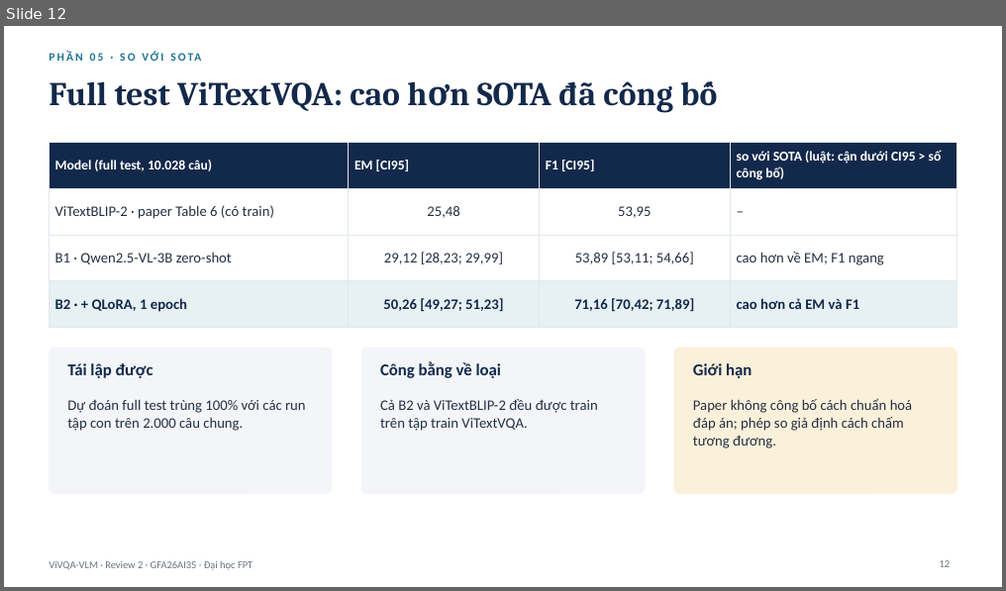
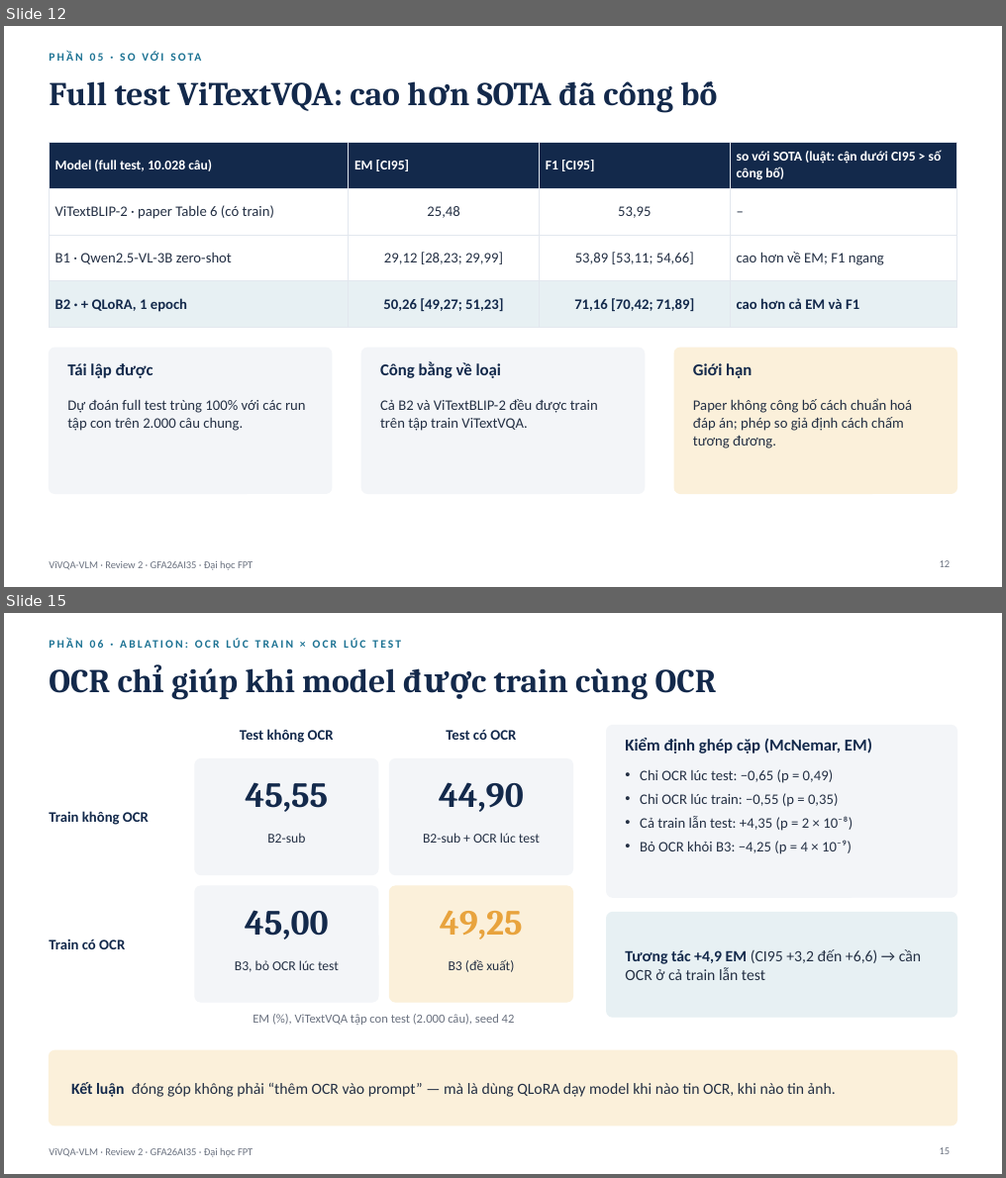
Before and after one commit to PLHGNAOH/ViVQA-VLM, a slide deck: docs/W07/ViVQA-VLM_Review2_TV.pptx. Shown one above the other, each under a label of ours: slide 12 before the commit, slides 12 and 15 after it; the slides between them are not shown. The pictures are 1006x591 and 1006x1178 pixels, drawn with LibreOffice and Linux fonts; fonts in the diff are those of the drawing. Boxes give left, top, right and bottom in pixels: in the first picture for what was removed or moved away, otherwise in the second. Text is boxed around its words. In the diff, an @@ line names an element or a change of style, - is before the commit and + after.

```diff
--- a/docs/W07/ViVQA-VLM_Review2_TV.pptx
+++ b/docs/W07/ViVQA-VLM_Review2_TV.pptx
@@ slide 15 added at (4,613,1002,1174), background #FFFFFF; not listed: 1 template element that a slide beside it also shows @@
@@ text added at (49,637,723,660), 11 pt, text #1C7293, bold @@
+PHẦN 06 · ABLATION: OCR LÚC TRAIN × OCR LÚC TEST
@@ title added at (49,668,717,700), 32 pt, text #13294B, bold @@
+OCR chỉ giúp khi model được train cùng OCR
@@ text added at (240,729,334,743), 14 pt, text #13294B, bold @@
+Test không OCR
@@ text added at (446,730,516,740), 14 pt, text #13294B, bold @@
+Test có OCR
@@ rounded rectangle added at (607,725,957,897), fill #F3F5F8, outline #F3F5F8 1 pt @@
@@ rounded rectangle added at (195,759,378,875), fill #F3F5F8, outline #F3F5F8 1 pt @@
@@ rounded rectangle added at (389,759,573,875), fill #F3F5F8, outline #F3F5F8 1 pt @@
@@ text added at (625,738,872,754), 16 pt, text #13294B, bold @@
+Kiểm định ghép cặp (McNemar, EM)
@@ text added at (246,782,329,812), 34 pt, text #13294B, bold @@
+45,55
@@ text added at (439,782,524,812), 34 pt, text #13294B, bold @@
+44,90
@@ text added at (640,769,852,855), 14 pt, text #243044 @@
+• Chỉ OCR lúc test: −0,65 (p = 0,49)
+• Chỉ OCR lúc train: −0,55 (p = 0,35)
+• Cả train lẫn test: +4,35 (p = 2 × 10⁻⁸)
+• Bỏ OCR khỏi B3: −4,25 (p = 4 × 10⁻⁹)
@@ text added at (49,811,149,825), 14 pt, text #13294B, bold @@
+Train không OCR
@@ text added at (267,833,305,843), 13 pt, text #243044 @@
+B2-sub
@@ text added at (423,833,540,843), 13 pt, text #243044 @@
+B2-sub + OCR lúc test
@@ rounded rectangle added at (195,886,378,1002), fill #F3F5F8, outline #F3F5F8 1 pt @@
@@ rounded rectangle added at (389,886,573,1002), fill #FBF0DA, outline #FBF0DA 1 pt @@
@@ text added at (49,939,125,950), 14 pt, text #13294B, bold @@
+Train có OCR
@@ text added at (245,910,329,940), 34 pt, text #13294B, bold @@
+45,00
@@ text added at (440,910,523,940), 34 pt, text #E8A33D, bold @@
+49,25
@@ rounded rectangle added at (607,912,957,1017), fill #E7F0F3, outline #E7F0F3 1 pt @@
@@ text added at (235,960,339,972), 13 pt, text #243044 @@
+B3, bỏ OCR lúc test
@@ text added at (449,959,514,972), 13 pt, text #243044 @@
+B3 (đề xuất)
@@ text added at (625,950,921,980), 15 pt, text #243044 @@
+Tương tác +4,9 EM (CI95 +3,2 đến +6,6) → cần OCR ở cả train lẫn test
@@ text added at (252,1014,515,1025), 12 pt, text #6B7280 @@
+EM (%), ViTextVQA tập con test (2.000 câu), seed 42
@@ rounded rectangle added at (49,1051,957,1126), fill #FBF0DA, outline #FBF0DA 1 pt @@
@@ text added at (71,1082,836,1097), 15 pt, text #243044 @@
+Kết luận đóng góp không phải “thêm OCR vào prompt” — mà là dùng QLoRA dạy model khi nào tin OCR, khi nào tin ảnh.
@@ page number added at (940,1148,950,1155), 10 pt, text #6B7280 @@
+15
```
Also in this commit, not shown: 10 slides changed, 3 other slides added, 5 other files.
